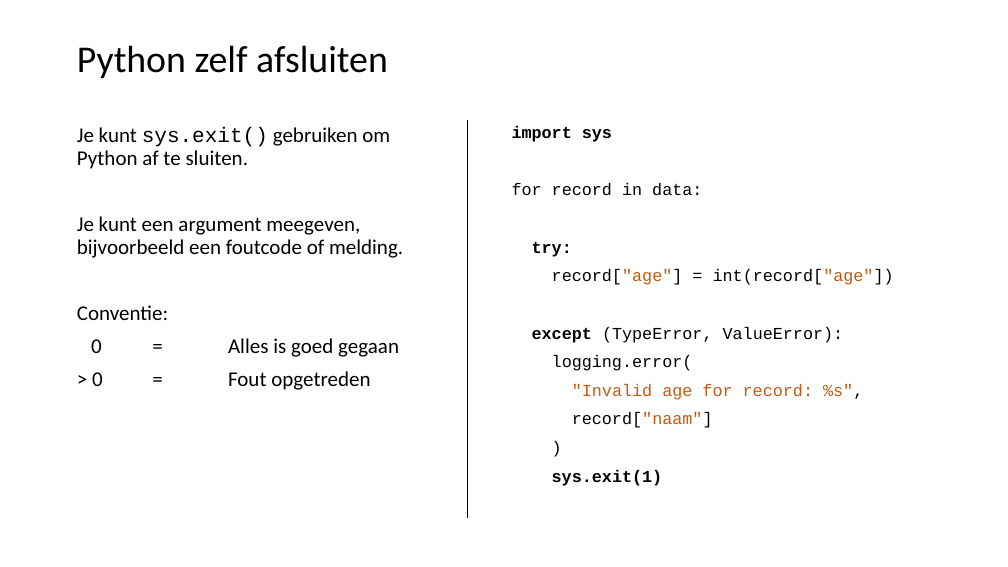
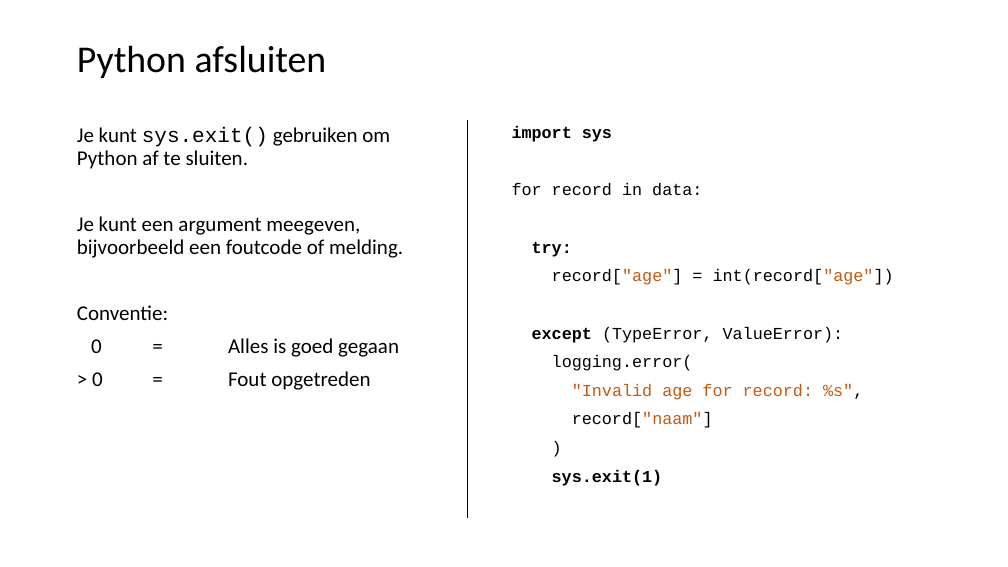
Before and after one commit to LFKoning/knowledge-sharing, a slide deck: slide 33 of python_course_4p/3_production_code/3_production_code.pptx (slide 44 before the commit). Drawn at 1008x567 pixels with LibreOffice and Linux fonts; fonts in the diff are those of the drawing. Boxes give left, top, right and bottom in pixels: in the first picture for what was removed or moved away, otherwise in the second. Text is boxed around its words. In the diff, an @@ line names an element or a change of style, - is before the commit and + after.

Commit message:
Update Python 4P and git course

```diff
--- a/python_course_4p/3_production_code/3_production_code.pptx
+++ b/python_course_4p/3_production_code/3_production_code.pptx
@@ title at (x1=77, y1=45, x2=327, y2=78): text changed @@
-Python zelf afsluiten
+Python afsluiten
```
Also in this commit, not shown: 4 other slides changed, 4 other files.
